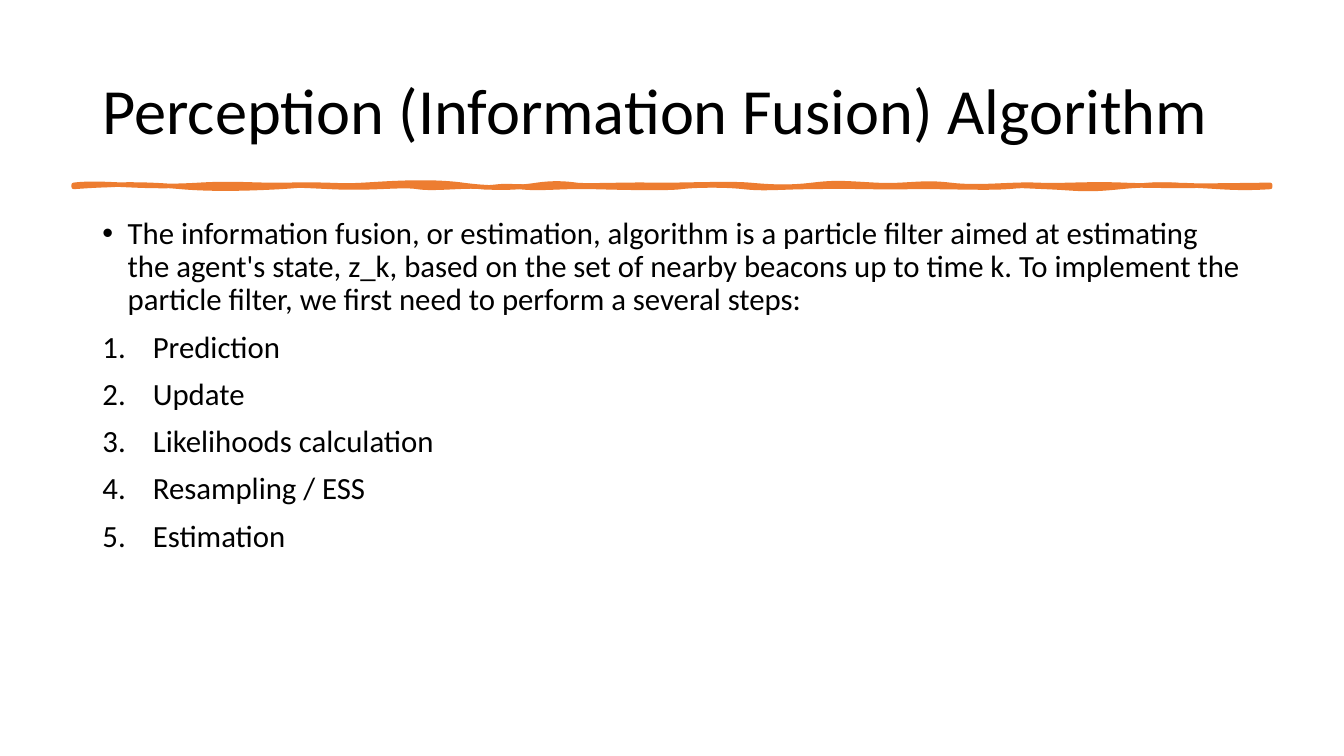
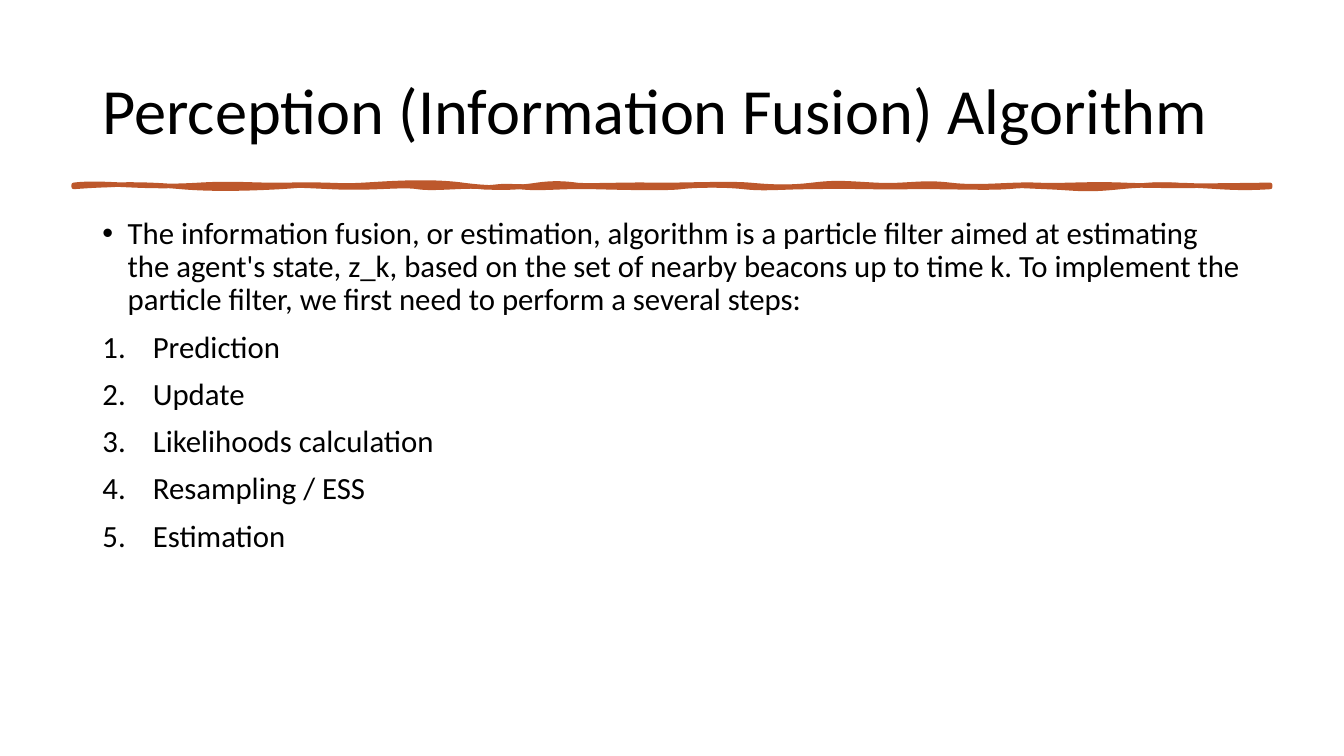
Before and after one commit to yarin4444/INFORMATION-PROCESSING-IN-AUTONOMOUS-SYSTEMS, a slide deck: slide 6 of Presentation.pptx. Drawn at 1344x756 pixels with LibreOffice and Linux fonts; fonts in the diff are those of the drawing. Boxes give left, top, right and bottom in pixels: in the first picture for what was removed or moved away, otherwise in the second. Text is boxed around its words. In the diff, an @@ line names an element or a change of style, - is before the commit and + after.

```diff
--- a/Presentation.pptx
+++ b/Presentation.pptx
@@ freeform shape at (74,185,1270,187): fill #ED7D31 to #BD582C; outline #ED7D31 3.25 pt to #BD582C 3.25 pt @@
```
Also in this commit, not shown: 5 other slides changed, 1 slide added.
